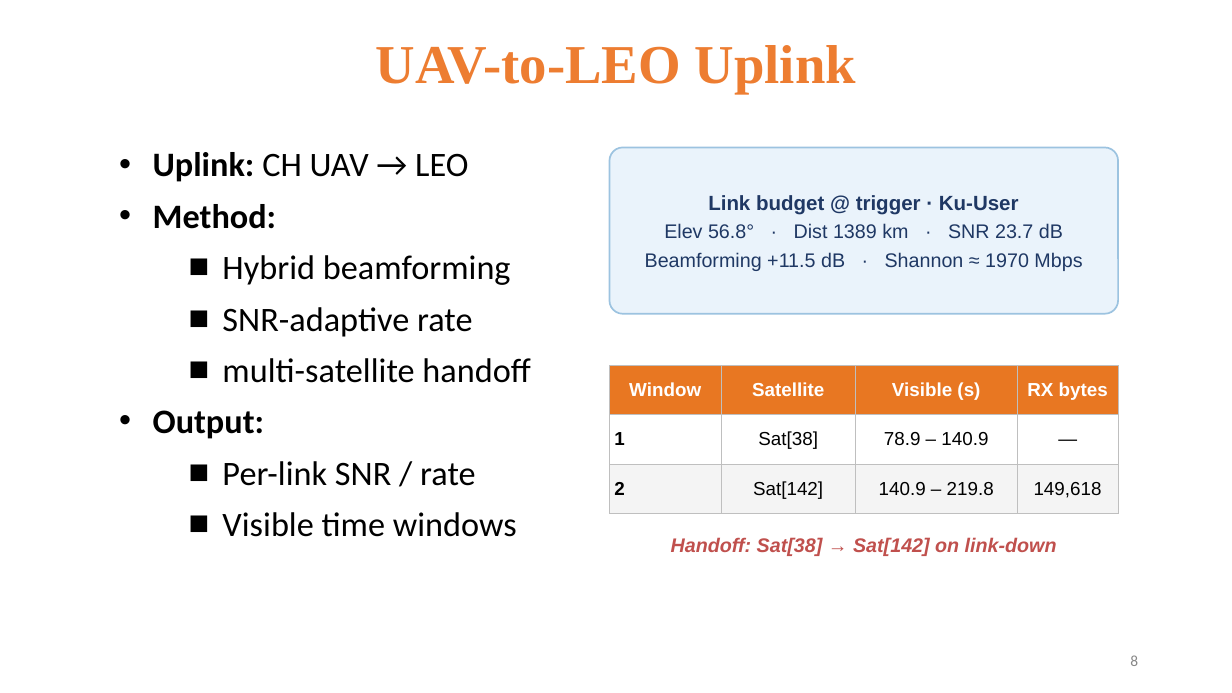
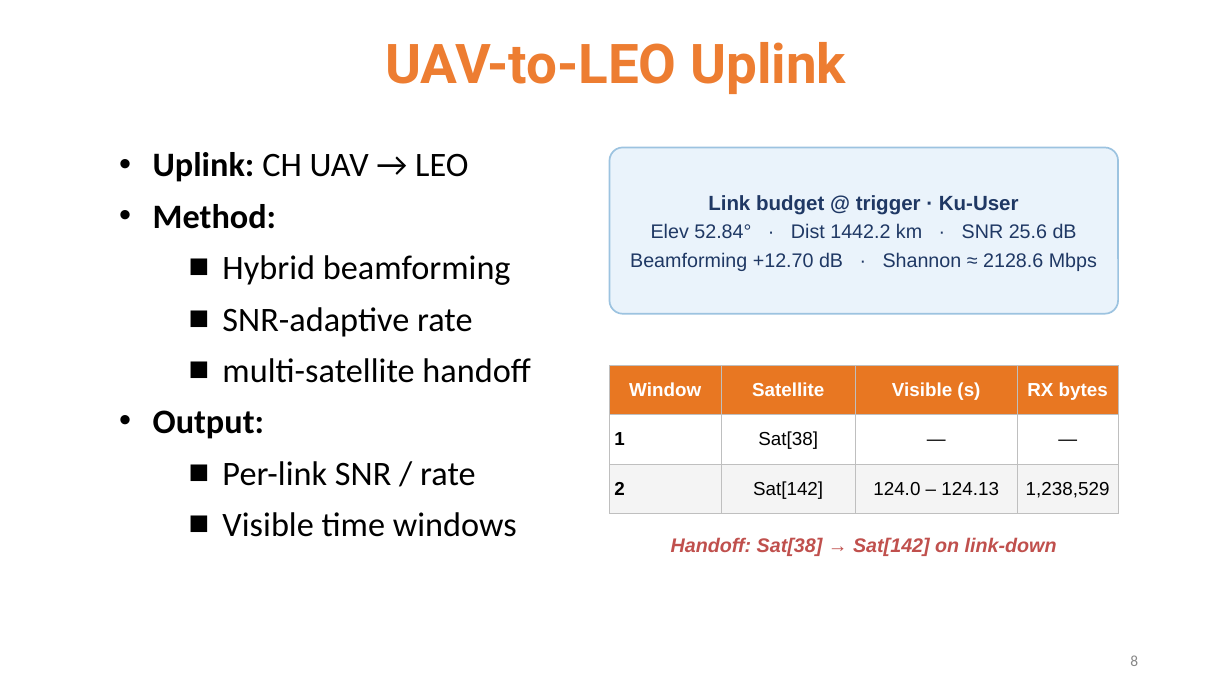
Before and after one commit to 112550039/CS_Project_ns3, a slide deck: slide 8 of docs/專題期末報告.pptx. Drawn at 1232x693 pixels with LibreOffice and Linux fonts; fonts in the diff are those of the drawing. Boxes give left, top, right and bottom in pixels: in the first picture for what was removed or moved away, otherwise in the second. Text is boxed around its words. In the diff, an @@ line names an element or a change of style, - is before the commit and + after.

```diff
--- a/docs/專題期末報告.pptx
+++ b/docs/專題期末報告.pptx
@@ title "UAV-to-LEO Uplink" at bbox=[385, 42, 846, 94]: font Times New Roman to Roboto @@
@@ text in rounded rectangle at bbox=[630, 223, 1097, 271]: text changed @@
-Elev 56.8° · Dist 1389 km · SNR 23.7 dB
-Beamforming +11.5 dB · Shannon ≈ 1970 Mbps
+Elev 52.84° · Dist 1442.2 km · SNR 25.6 dB
+Beamforming +12.70 dB · Shannon ≈ 2128.6 Mbps
@@ table at bbox=[610, 366, 1120, 514] @@
-row 2, column 3: 78.9 – 140.9
+row 2, column 3: —
-row 3, column 3: 140.9 – 219.8
+row 3, column 3: 124.0 – 124.13
-row 3, column 4: 149,618
+row 3, column 4: 1,238,529
```
Also in this commit, not shown: 7 other slides changed, 1 slide added, 1 slide removed.
